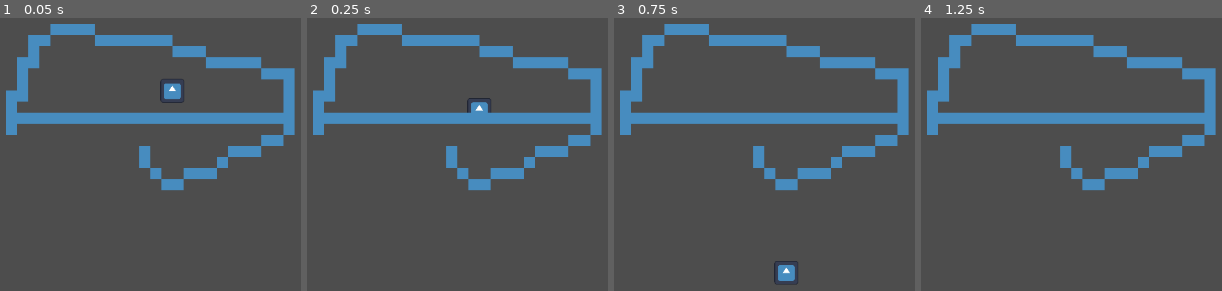
Above: before the commit, frames 1-4 (left to right).
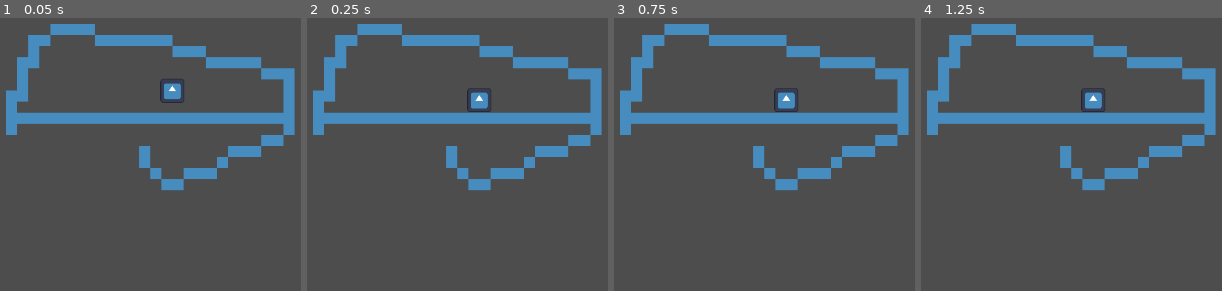
Above: after the commit, the same moments.

Repository: C10lego/plz-help-me
Game: Godot game, scene res://node_2d.tscn
The game is run twice, just before and just after one commit, with the same random seed, the same clock (stepped at 60 frames per second) and the same inputs. The engine's default icon, where the game draws it, is replaced by a stand-in: a white triangle on a blue panel in a dark square.
Inputs:
- Up to frame 1 (0.05 s): no input
- Up to frame 2 (0.25 s): no input
- Up to frame 3 (0.75 s): no input
- Up to frame 4 (1.25 s): no input

Frame 1 is identical in both runs. In frame 2, 0.4% of the frame differs, in the area x 53-62%, y 25-35%; in frame 3, 0.9%, in the area x 53-62%, y 25-98%; in frame 4, 0.5%.

Commit message:
New Collision

Diff:
--- a/character_body_3d.tscn
+++ /dev/null
@@ -1,4 +0,0 @@
-[gd_scene format=3 uid="uid://drde1sbcqhh5a"]
-
-[node name="CharacterBody3D" type="CharacterBody3D"]
-transform = Transform3D(1, 0, 0, 0, 0.946481, -0.322761, 0, 0.322761, 0.946481, 0.914133, 1.62354, 0)
--- a/node_2d.tscn
+++ b/node_2d.tscn
@@ -143,7 +143,7 @@
 [node name="Node2D" type="Node2D"]
 
 [node name="RigidBody2D" type="RigidBody2D" parent="."]
-collision_layer = 3
+collision_mask = 2
 
 [node name="CollisionShape2D" type="CollisionShape2D" parent="RigidBody2D"]
 shape = SubResource("CircleShape2D_ewqt1")
